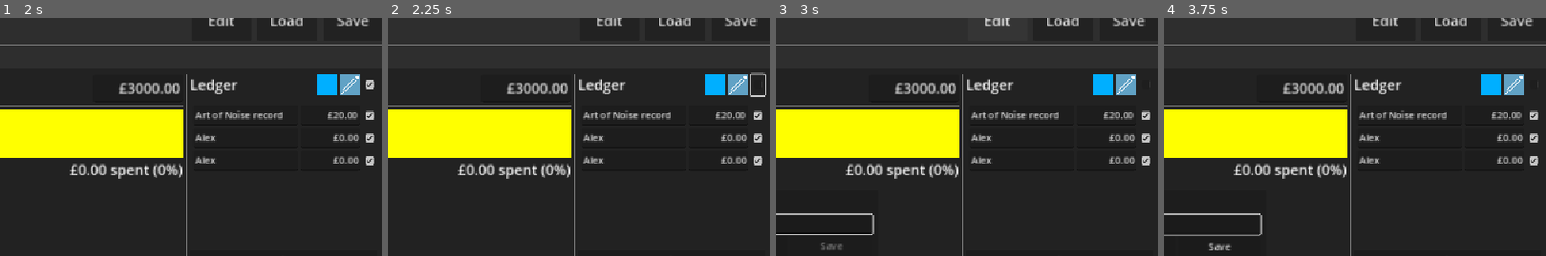
Above: before the commit, frames 1-4 (left to right).
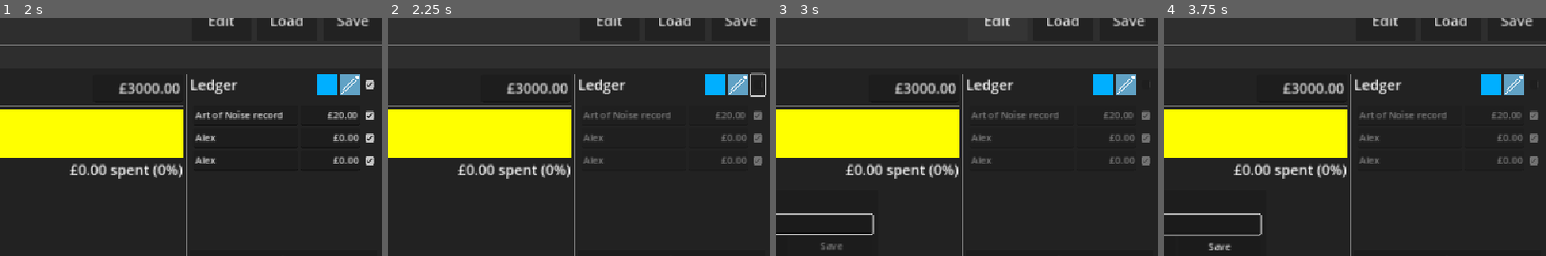
Above: after the commit, the same moments.

Repository: phrasmotica/budget-visualiser
Game: Godot game, scene res://app.tscn
The game is run twice, just before and just after one commit, with the same random seed, the same clock (stepped at 60 frames per second) and the same inputs.
Inputs (mouse positions are % of the whole screen's width and height, from its top left):
- Up to frame 1 (2 s): click (80, 31) at 0.52 s; type "Alex" at 0.6 s; click (80, 36) at 0.75 s; type "Alex" at 0.83 s; click (80, 73) at 0.98 s; type "Alex" at 1.07 s; click (80, 78) at 1.27 s; type "Alex" at 1.35 s
- Up to frame 2 (2.25 s): click (97, 20) at 2.02 s
- Up to frame 3 (3 s): click "Edit" at 2.75 s
- Up to frame 4 (3.75 s): click (50, 49) at 3.52 s; type "Alex" at 3.6 s
The pictures show only the part of the screen within x 48-98%, y 6-56%; the shares and areas given below are measured in that part.

Frame 1 is identical in both runs. In frame 2, 1.1% of the frame differs, in the area x 51-98%, y 38-62%; in frame 3, 1.1%; in frame 4, 1.1%.

Commit message:
Use check box/delete button scene in ledger panel header

Diff:
--- a/scenes/ledger_panel.tscn
+++ b/scenes/ledger_panel.tscn
@@ -4,9 +4,9 @@
 [ext_resource type="PackedScene" uid="uid://bnf28374hirph" path="res://scenes/transaction_input.tscn" id="1_sx4ef"]
 [ext_resource type="PackedScene" uid="uid://dxylfnxxxaj4o" path="res://scenes/edit_button.tscn" id="2_6o8t7"]
 [ext_resource type="Script" path="res://scripts/transaction.gd" id="3_22lym"]
-[ext_resource type="PackedScene" uid="uid://ciumafdorrhly" path="res://scenes/delete_button.tscn" id="3_053ks"]
+[ext_resource type="PackedScene" uid="uid://4ryyc41mgaw2" path="res://scenes/check_box_or_delete_button.tscn" id="3_226gf"]
 
-[sub_resource type="Resource" id="Resource_dwnbv"]
+[sub_resource type="Resource" id="Resource_rryy3"]
 resource_local_to_scene = true
 script = ExtResource("3_22lym")
 id = 3476233392
@@ -59,20 +59,10 @@
 custom_minimum_size = Vector2(34, 32)
 layout_mode = 2
 
-[node name="ButtonContainer" type="HBoxContainer" parent="VBoxContainer/HBoxContainer"]
-custom_minimum_size = Vector2(24, 0)
-layout_mode = 2
-alignment = 1
-
-[node name="DeleteButton" parent="VBoxContainer/HBoxContainer/ButtonContainer" instance=ExtResource("3_053ks")]
-unique_name_in_owner = true
-visible = false
-layout_mode = 2
-
-[node name="CheckBox" type="CheckBox" parent="VBoxContainer/HBoxContainer/ButtonContainer"]
+[node name="CheckBoxOrDeleteButton" parent="VBoxContainer/HBoxContainer" instance=ExtResource("3_226gf")]
 unique_name_in_owner = true
 layout_mode = 2
-button_pressed = true
+checked = true
 
 [node name="HSeparator" type="HSeparator" parent="VBoxContainer"]
 layout_mode = 2
@@ -118,6 +108,6 @@
 text = "+"
 
 [connection signal="pressed" from="VBoxContainer/HBoxContainer/EditButton" to="." method="_on_edit_button_pressed"]
-[connection signal="pressed" from="VBoxContainer/HBoxContainer/ButtonContainer/DeleteButton" to="." method="_on_delete_button_pressed"]
-[connection signal="pressed" from="VBoxContainer/HBoxContainer/ButtonContainer/CheckBox" to="." method="_on_check_box_pressed"]
+[connection signal="check_box_pressed" from="VBoxContainer/HBoxContainer/CheckBoxOrDeleteButton" to="." method="_on_check_box_or_delete_button_check_box_pressed"]
+[connection signal="delete_button_pressed" from="VBoxContainer/HBoxContainer/CheckBoxOrDeleteButton" to="." method="_on_check_box_or_delete_button_delete_button_pressed"]
 [connection signal="pressed" from="VBoxContainer/NewTransactionButton" to="." method="_on_new_transaction_button_pressed"]
--- a/scripts/ledger_panel.gd
+++ b/scripts/ledger_panel.gd
@@ -39,10 +39,7 @@
 var colour_hint_rect: ColorRect = %ColourHintRect
 
 @onready
-var delete_button: Button = %DeleteButton
-
-@onready
-var check_box: Button = %CheckBox
+var check_box_or_delete_button: CheckBoxOrDeleteButton = %CheckBoxOrDeleteButton
 
 @onready
 var transaction_input_container: VBoxContainer = %TransactionInputContainer
@@ -65,11 +62,8 @@
 		connect_input(ti)
 
 func update_mode():
-	if delete_button:
-		delete_button.visible = delete_mode
-
-	if check_box:
-		check_box.visible = not delete_mode
+	if check_box_or_delete_button:
+		check_box_or_delete_button.delete_mode = delete_mode
 
 	for ti: TransactionInput in transaction_inputs:
 		ti.delete_mode = delete_mode
@@ -104,8 +98,8 @@
 		colour_hint_rect.color = colour_hint
 
 func update_checkbox():
-	if check_box:
-		check_box.button_pressed = not transactions_disabled
+	if check_box_or_delete_button:
+		check_box_or_delete_button.checked = not transactions_disabled
 
 	for ti: TransactionInput in transaction_inputs:
 		ti.disabled_mode = transactions_disabled
@@ -160,7 +154,12 @@
 func _on_edit_button_pressed() -> void:
 	delete_mode = not delete_mode
 
-func _on_delete_button_pressed() -> void:
+func _on_check_box_or_delete_button_check_box_pressed(checked: bool) -> void:
+	transactions_disabled = not checked
+
+	class_enabled.emit(checked)
+
+func _on_check_box_or_delete_button_delete_button_pressed() -> void:
 	transaction_inputs.clear()
 
 	for n in transaction_input_container.get_children():
@@ -173,6 +172,3 @@
 	refresh()
 
 	delete_mode = false
-
-func _on_check_box_pressed() -> void:
-	class_enabled.emit(check_box.button_pressed)
Not shown: 1 places in scenes/ledger_panel.tscn that only renumber resources
